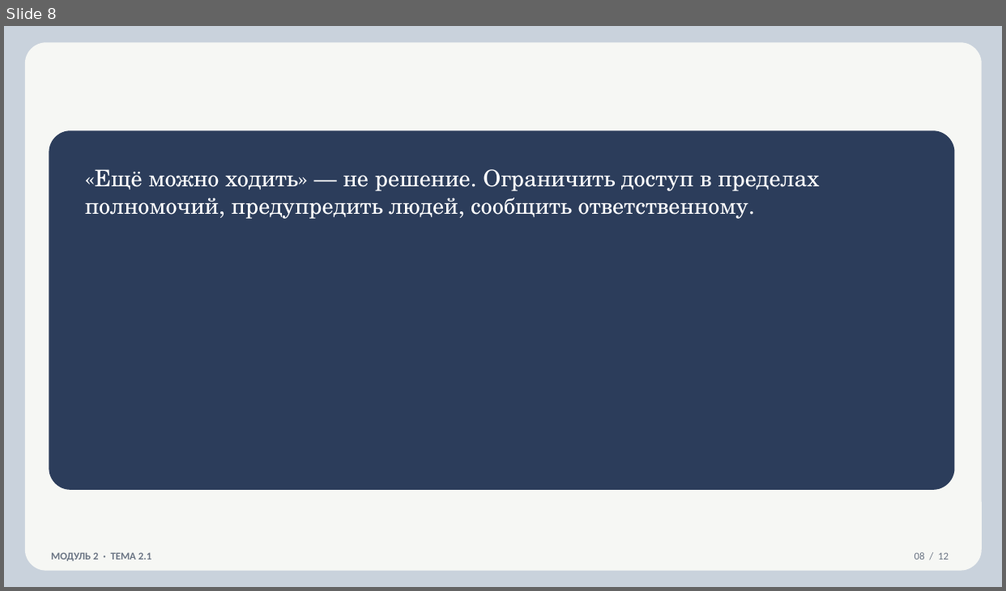
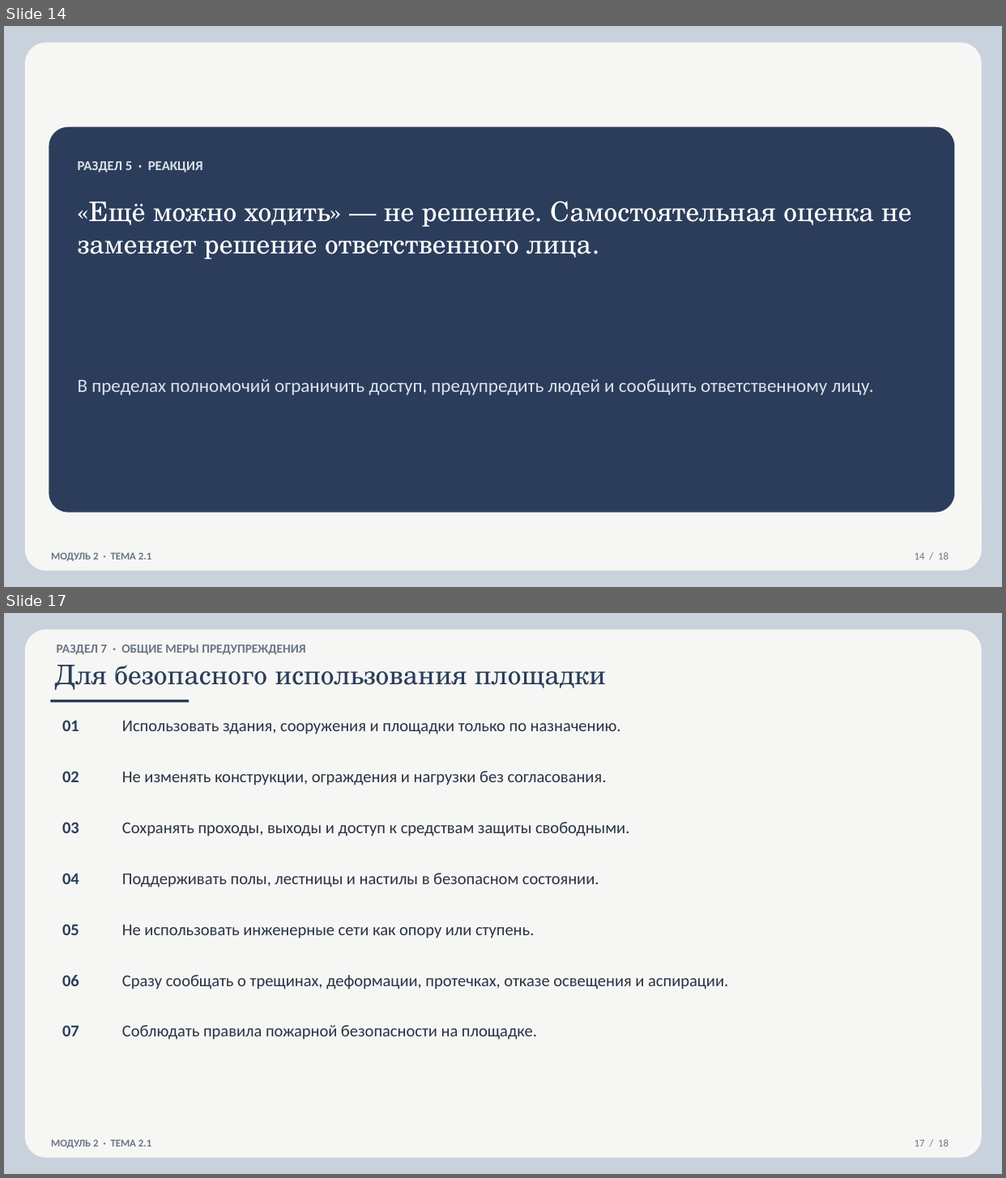
Before and after one commit to lysakalenushka-hash/-, a slide deck: 2.1_Здания_сооружения_площадки.pptx. Shown one above the other, each under a label of ours: slide 8 before the commit, slides 14 and 17 after it; the slides between them are not shown. The pictures are 1006x591 and 1006x1178 pixels, drawn with LibreOffice and Linux fonts; fonts in the diff are those of the drawing. Boxes give left, top, right and bottom in pixels: in the first picture for what was removed or moved away, otherwise in the second. Text is boxed around its words. In the diff, an @@ line names an element or a change of style, - is before the commit and + after.

```diff
--- a/2.1_Здания_сооружения_площадки.pptx
+++ b/2.1_Здания_сооружения_площадки.pptx
@@ slide 17 added at bbox=[4, 613, 1002, 1174], background #FFFFFF @@
@@ rectangle added at bbox=[4, 613, 1002, 1174], fill #C9D2DC @@
@@ rounded rectangle added at bbox=[25, 629, 982, 1158], fill #F6F7F4 @@
@@ text added at bbox=[57, 645, 305, 655], 12 pt, text #6B7584, bold @@
+РАЗДЕЛ 7 · ОБЩИЕ МЕРЫ ПРЕДУПРЕЖДЕНИЯ
@@ text added at bbox=[55, 665, 606, 690], 26 pt, text #2C3D5B @@
+Для безопасного использования площадки
@@ rectangle added at bbox=[50, 700, 189, 703], fill #2C3D5B @@
@@ text added at bbox=[62, 720, 79, 731], 16 pt, text #2C3D5B, bold @@
+01
@@ text added at bbox=[122, 721, 621, 735], 16 pt, text #2A3344 @@
+Использовать здания, сооружения и площадки только по назначению.
@@ text added at bbox=[62, 771, 79, 782], 16 pt, text #2C3D5B, bold @@
+02
@@ text added at bbox=[122, 771, 607, 786], 16 pt, text #2A3344 @@
+Не изменять конструкции, ограждения и нагрузки без согласования.
@@ text added at bbox=[62, 822, 79, 833], 16 pt, text #2C3D5B, bold @@
+03
@@ text added at bbox=[122, 822, 629, 837], 16 pt, text #2A3344 @@
+Сохранять проходы, выходы и доступ к средствам защиты свободными.
@@ text added at bbox=[62, 873, 79, 884], 16 pt, text #2C3D5B, bold @@
+04
@@ text added at bbox=[122, 873, 599, 888], 16 pt, text #2A3344 @@
+Поддерживать полы, лестницы и настилы в безопасном состоянии.
@@ text added at bbox=[62, 924, 79, 935], 16 pt, text #2C3D5B, bold @@
+05
@@ text added at bbox=[122, 925, 534, 939], 16 pt, text #2A3344 @@
+Не использовать инженерные сети как опору или ступень.
@@ text added at bbox=[62, 975, 79, 986], 16 pt, text #2C3D5B, bold @@
+06
@@ text added at bbox=[122, 975, 728, 990], 16 pt, text #2A3344 @@
+Сразу сообщать о трещинах, деформации, протечках, отказе освещения и аспирации.
@@ text added at bbox=[62, 1025, 79, 1037], 16 pt, text #2C3D5B, bold @@
+07
@@ text added at bbox=[122, 1025, 537, 1040], 16 pt, text #2A3344 @@
+Соблюдать правила пожарной безопасности на площадке.
@@ text added at bbox=[51, 1139, 151, 1148], 10 pt, text #6B7584, bold @@
+МОДУЛЬ 2 · ТЕМА 2.1
@@ text added at bbox=[914, 1139, 948, 1147], 10 pt, text #6B7584 @@
+17 / 18
@@ what was slide 8 is now slide 14 @@
@@ slide 14 changed as well @@
@@ rounded rectangle: place and size @@
-rounded rectangle at bbox=[49, 130, 955, 490]
+rounded rectangle at bbox=[49, 127, 955, 513]
@@ rounded rectangle at bbox=[49, 127, 955, 513]: proportions changed @@
@@ text added at bbox=[78, 161, 203, 173], 13 pt, text #DDE2EA, bold @@
+РАЗДЕЛ 5 · РЕАКЦИЯ
@@ text at bbox=[78, 201, 911, 259]: text changed; size 22 to 26 pt @@
-«Ещё можно ходить» — не решение. Ограничить доступ в пределах полномочий, предупредить людей, сообщить ответственному.
+«Ещё можно ходить» — не решение. Самостоятельная оценка не заменяет решение ответственного лица.
@@ text added at bbox=[78, 379, 874, 395], 18 pt, text #DDE2EA @@
+В пределах полномочий ограничить доступ, предупредить людей и сообщить ответственному лицу.
@@ text at bbox=[914, 552, 948, 560]: text changed @@
-08 / 12
+14 / 18
```
Also in this commit, not shown: 4 other slides changed, 12 other slides added, 7 slides removed, 11 other files.
